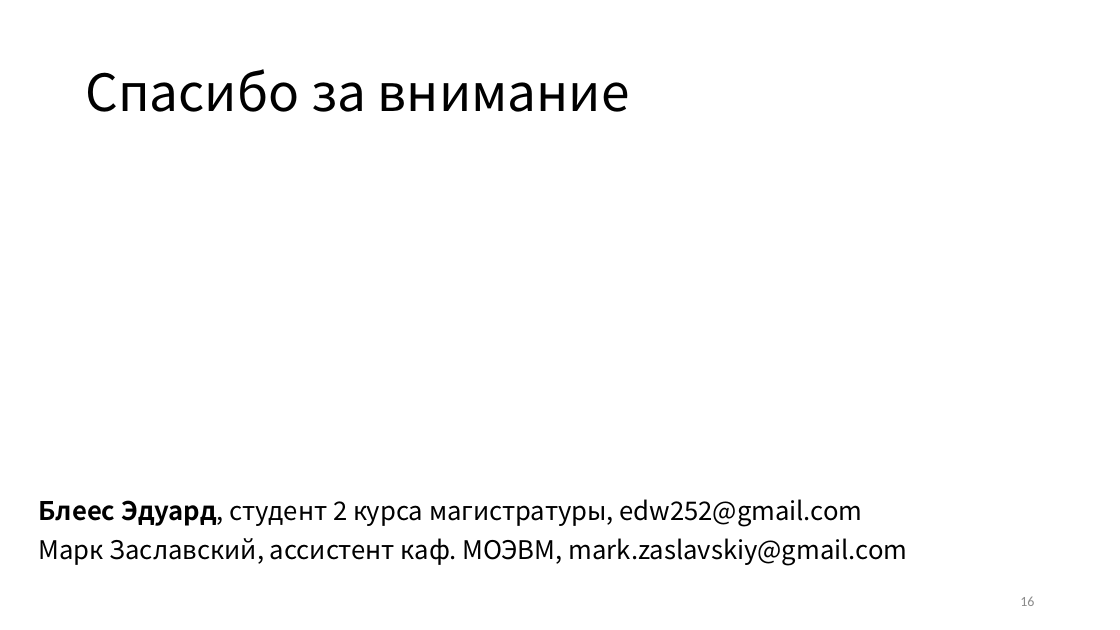
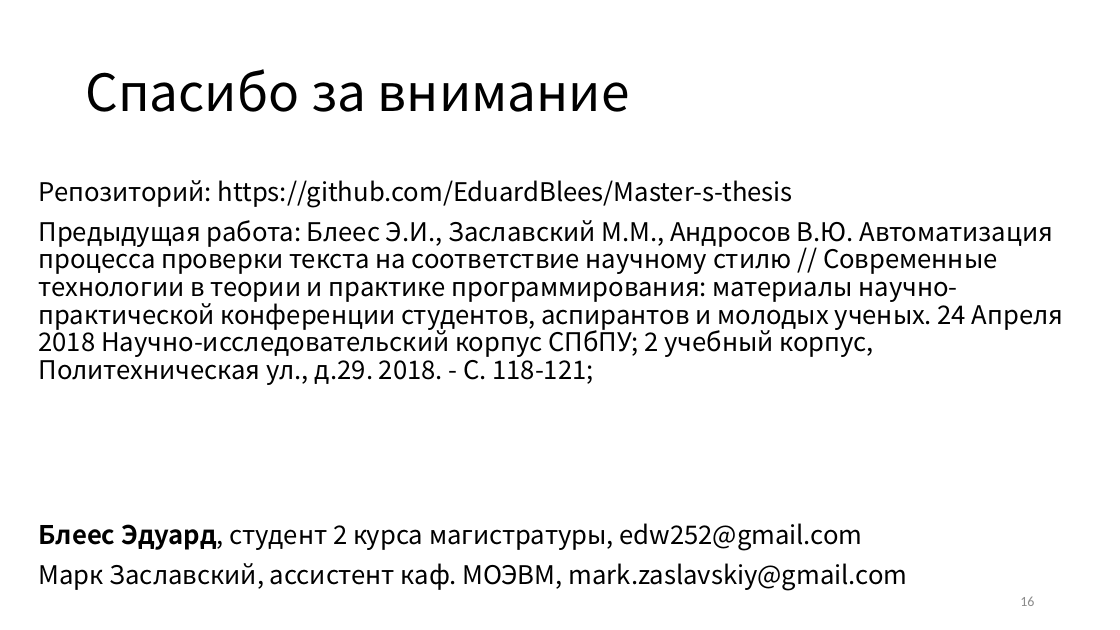
Before and after one commit to OSLL/sw-auto, a slide deck: slide 16 of paper_work/paper_autumn2018/pps2019/Blees slides v1.pptx. Drawn at 1120x630 pixels with LibreOffice and Linux fonts; fonts in the diff are those of the drawing. Boxes give left, top, right and bottom in pixels: in the first picture for what was removed or moved away, otherwise in the second. Text is boxed around its words. In the diff, an @@ line names an element or a change of style, - is before the commit and + after.

```diff
--- a/paper_work/paper_autumn2018/pps2019/Blees slides v1.pptx
+++ b/paper_work/paper_autumn2018/pps2019/Blees slides v1.pptx
@@ text "Репозиторий: https://github.com/EduardBlees/Master-s-thesis": place and size @@
-text "Репозиторий: https://github.com/EduardBlees/Master-s-thesis" at bbox=[39, 499, 908, 566]
+text "Репозиторий: https://github.com/EduardBlees/Master-s-thesis" at bbox=[39, 180, 1063, 590]
@@ text at bbox=[39, 180, 1063, 385]: paragraphs added @@
+Репозиторий: https://github.com/EduardBlees/Master-s-thesis
+Предыдущая работа: Блеес Э.И., Заславский М.М., Андросов В.Ю. Автоматизация процесса проверки текста на соответствие научному стилю // Современные технологии в теории и практике программирования: материалы научно-практической конференции студентов, аспирантов и молодых ученых. 24 Апреля 2018 Научно-исследовательский корпус СПбПУ; 2 учебный корпус, Политехническая ул., д.29. 2018. - С. 118-121;
```
Also in this commit, not shown: 6 other slides changed, 5 other files.
